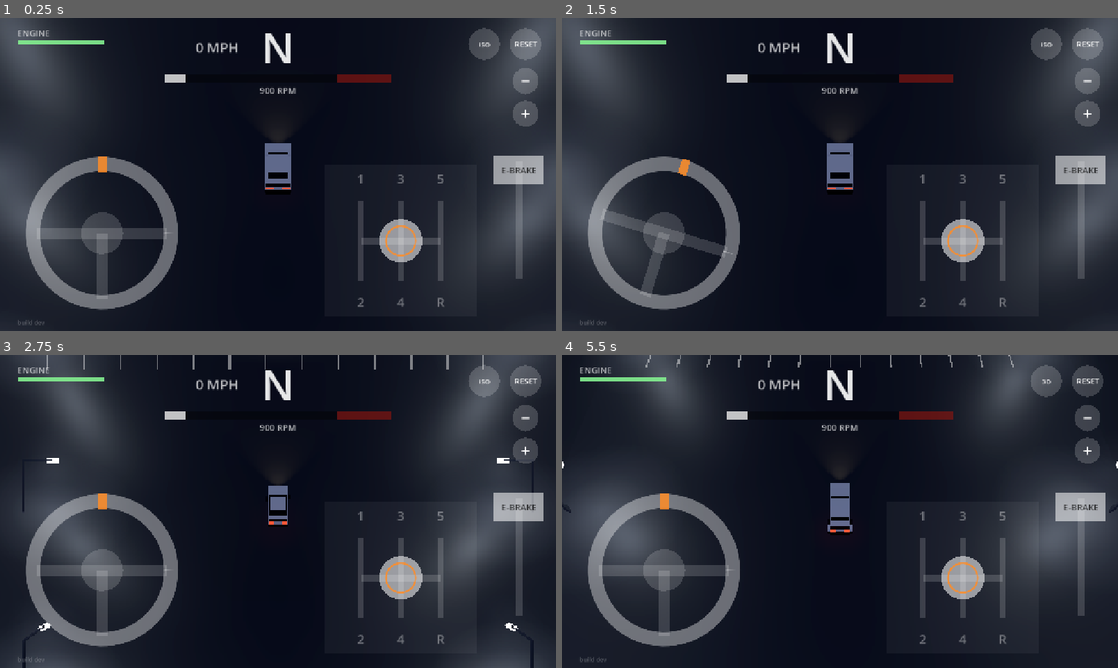
Above: before the commit, frames 1-4 (two rows, left to right).
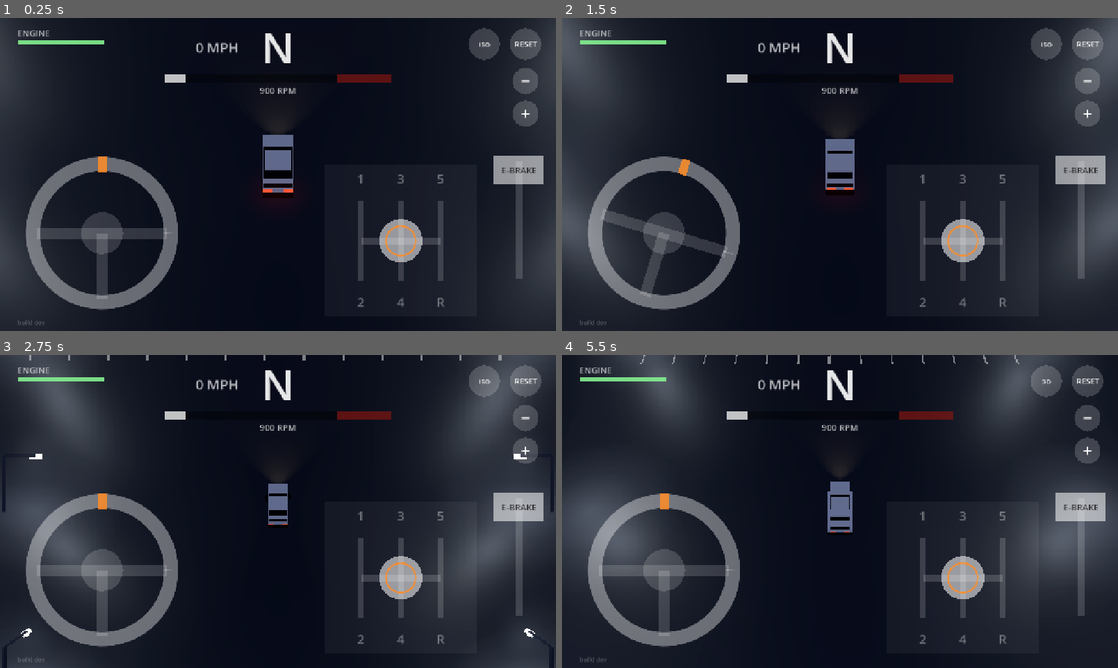
Above: after the commit, the same moments.

Repository: StoneColdOS/stick-drift
Game: Godot game, scene res://scenes/main.tscn
Two runs of this game, one before a commit and one after it. Both use one fixed random seed, a clock stepped at 60 frames per second and the inputs below.
Inputs (mouse positions are in pixels of both pictures, inside the frame that each line leads up to):
- Up to frame 1 (0.25 s): no input
- Up to frame 2 (1.5 s): tap Enter (reset) at 0.5, 1.25 s; move the mouse to (962, 158) at 0.52 s; hold D (steer_right) 0.53-1.25 s; tap = (zoom_in) at 0.6 s; click (962, 158) at 0.67 s; tap - (zoom_out) at 0.8 s; drag from (728, 190) to (812, 237) at 1.27 s
- Up to frame 3 (2.75 s): move the mouse to (333, 442) at 2.02 s; hold D (steer_right) from 2.03 s (still down); tap N (gear_n) at 2.1 s; click (333, 442) at 2.17 s; tap - (zoom_out) at 2.3 s
- Up to frame 4 (5.5 s): release D (steer_right) at 2.75 s; drag from (812, 574) to (673, 464) at 2.77 s; tap Enter (reset) at 3.5, 5 s; move the mouse to (1006, 558) at 3.52 s; hold A (steer_left) 3.53-4.25 s; tap V (view) at 3.6 s; click (1006, 558) at 3.67 s; tap - (zoom_out) at 3.8, 5.1 s; drag from (673, 464) to (756, 433) at 4.27 s; move the mouse to (867, 511) at 5.02 s; hold Space (ebrake) from 5.03 s (still down); click (867, 511) at 5.17 s

The runs differ from the first frame. In frame 1, 11% of the frame differs, in the area x 0-100%, y 0-88%; in frame 2, 0.8%; in frame 3, 0.9%; in frame 4, 0.5%.

Commit message:
Dynamic camera zoom: close when slow, pulls out with speed and drifting
Pinch/-/+ now set the base (slow) zoom, saved under a new key so everyone
starts from the new close default.

Co-Authored-By: Claude Opus 5.5 <noreply@anthropic.com>
Claude-Session: https://claude.ai/code/session_01X5D3N9oUK59uFhYSHv3wU5

Diff:
--- a/scripts/chase_camera.gd
+++ b/scripts/chase_camera.gd
@@ -4,7 +4,9 @@
 ##   3D:  high perspective chase cam (think Over the Hill).
 ## Both turn toward where the car is *going* (its velocity), so "up" on screen is always forward,
 ## and in a drift you see the car swing sideways while the road ahead stays in view.
-## Both zoom: pinch, the -/+ buttons, the mouse wheel or the gamepad's Y/X.
+## Zoom is dynamic: close when you're slow, pulling out as you speed up and a bit more while
+## drifting, then easing back in. Pinch, the -/+ buttons, the mouse wheel or the gamepad's Y/X
+## set how close it sits when you're slow.
 
 const SAVE_PATH := "user://camera.cfg"
 const ISO := {"pitch_close": 40.0, "pitch_far": 55.0, "size_close": 13.0, "size_far": 50.0, "distance": 45.0}
@@ -12,14 +14,17 @@
 
 var car  ## car.gd
 var iso := true
-var zoom := 0.2                  ## 0 = close, 1 = far
+var zoom := 0.08                 ## base zoom when slow: 0 = close, 1 = far
 var look_ahead := 0.35
 var max_look_ahead := 9.0
-var speed_zoom := 0.1
+var speed_pull := 0.5             ## extra zoom at full speed (0 turns the dynamic zoom off)
+var full_speed := 35.0            ## m/s where the speed pull maxes out (~78 mph)
+var drift_pull := 0.15            ## extra zoom while drifting
 var follow_sharpness := 6.0
 var yaw_sharpness := 2.6
 
-var _zoom_smooth := 0.2
+var _zoom_smooth := 0.08
+var _dyn := 0.0
 var _yaw := 0.0
 var _focus := Vector3.ZERO
 
@@ -29,7 +34,7 @@
 	far = 400.0
 	var cfg := ConfigFile.new()
 	if cfg.load(SAVE_PATH) == OK:
-		zoom = clampf(cfg.get_value("camera", "zoom", zoom), 0.0, 1.0)
+		zoom = clampf(cfg.get_value("camera", "base_zoom", zoom), 0.0, 1.0)
 		iso = cfg.get_value("camera", "iso", iso)
 	_zoom_smooth = zoom
 	_apply_projection()
@@ -54,7 +59,7 @@
 
 func save() -> void:
 	var cfg := ConfigFile.new()
-	cfg.set_value("camera", "zoom", zoom)
+	cfg.set_value("camera", "base_zoom", zoom)
 	cfg.set_value("camera", "iso", iso)
 	cfg.save(SAVE_PATH)
 
@@ -80,6 +85,14 @@
 	var v: Vector3 = car.linear_velocity
 	v.y = 0.0
 
+	# Dynamic zoom: pull out with speed and drifting. Out a bit quicker than back in, so it
+	# doesn't pump in and out between gear changes.
+	var dyn_target := clampf(v.length() / full_speed, 0.0, 1.0) * speed_pull
+	if car.drifting:
+		dyn_target += drift_pull
+	var rate := 1.6 if dyn_target > _dyn else 0.7
+	_dyn = lerpf(_dyn, dyn_target, 1.0 - exp(-rate * dt))
+
 	var ahead := (v * look_ahead).limit_length(max_look_ahead)
 	_focus = _focus.lerp(car.global_position + ahead, 1.0 - exp(-follow_sharpness * dt))
 
@@ -90,16 +103,16 @@
 	_place(v.length())
 
 
-func _place(spd: float) -> void:
-	var z := _zoom_smooth
+func _place(_spd: float) -> void:
+	var z := clampf(_zoom_smooth + _dyn, 0.0, 1.0)
 	var pitch: float
 	var d: float
 	if iso:
 		pitch = lerpf(ISO.pitch_close, ISO.pitch_far, z)
-		size = lerpf(ISO.size_close, ISO.size_far, z) + spd * speed_zoom * 0.5
+		size = lerpf(ISO.size_close, ISO.size_far, z)
 		d = ISO.distance
 	else:
 		pitch = lerpf(FOLLOW.pitch_close, FOLLOW.pitch_far, z)
-		d = lerpf(FOLLOW.dist_close, FOLLOW.dist_far, z) + spd * speed_zoom
+		d = lerpf(FOLLOW.dist_close, FOLLOW.dist_far, z)
 	var b := Basis.from_euler(Vector3(deg_to_rad(-pitch), _yaw, 0.0))
 	global_transform = Transform3D(b, _focus + b.z * d)
Binary file changed: docs/screenshots/drift.png
Binary file changed: docs/screenshots/parked.png
